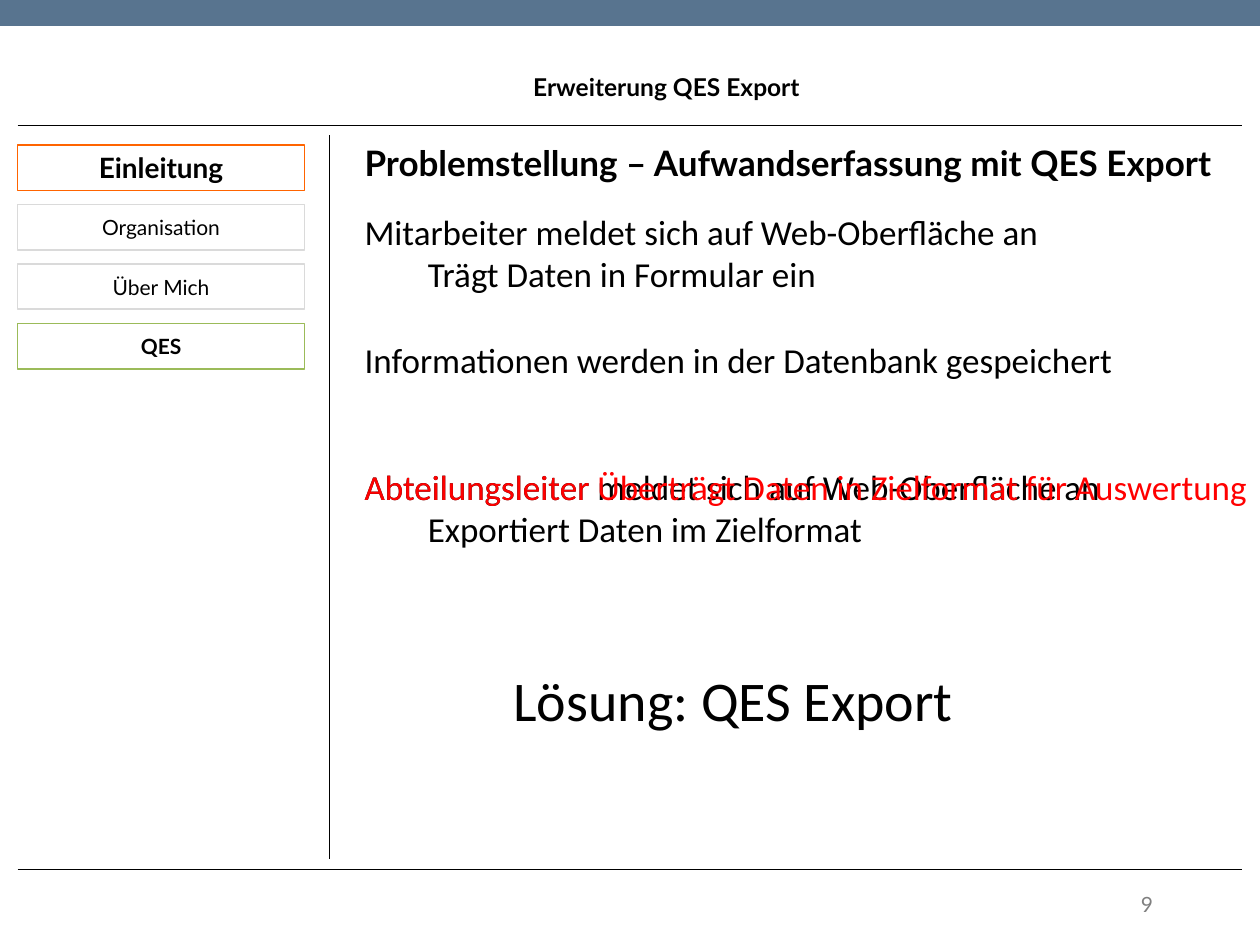
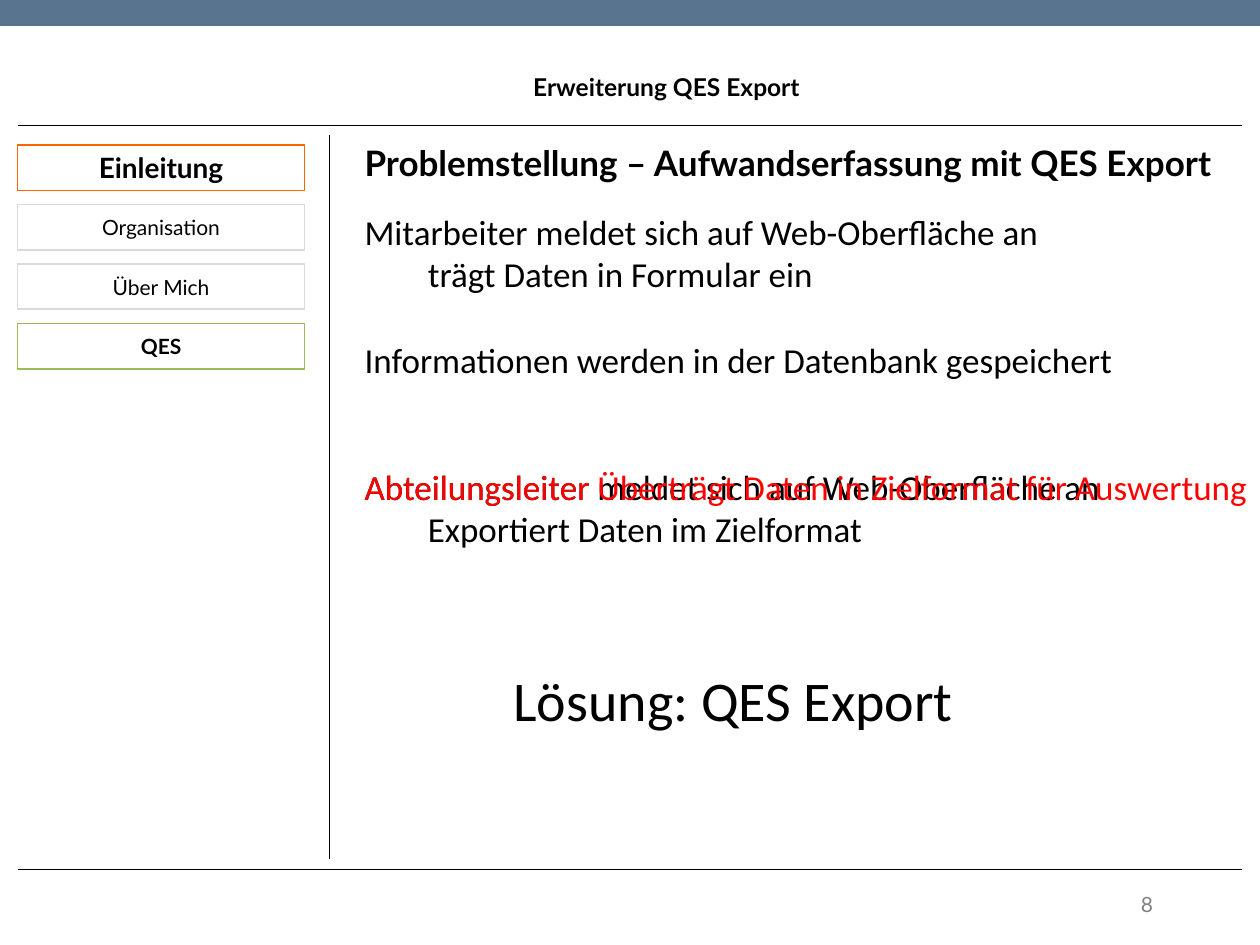
Before and after one commit to TwoHorus/dbExelExportLaravel, a slide deck: slide 8 of DOC/Fachgespraech.pptx (slide 9 before the commit). Drawn at 1260x945 pixels with LibreOffice and Linux fonts; fonts in the diff are those of the drawing; background and template pictures are left out. Boxes give left, top, right and bottom in pixels: in the first picture for what was removed or moved away, otherwise in the second. Text is boxed around its words. In the diff, an @@ line names an element or a change of style, - is before the commit and + after.

Commit message:
Clarification and Spelling

```diff
--- a/DOC/Fachgespraech.pptx
+++ b/DOC/Fachgespraech.pptx
@@ text at (428,262,813,293): text changed @@
-Trägt Daten in Formular ein
+trägt Daten in Formular ein
@@ page number at (1141,897,1153,912): text changed @@
-9
+8
```
Also in this commit, not shown: 4 other slides changed, 2 slides removed.
